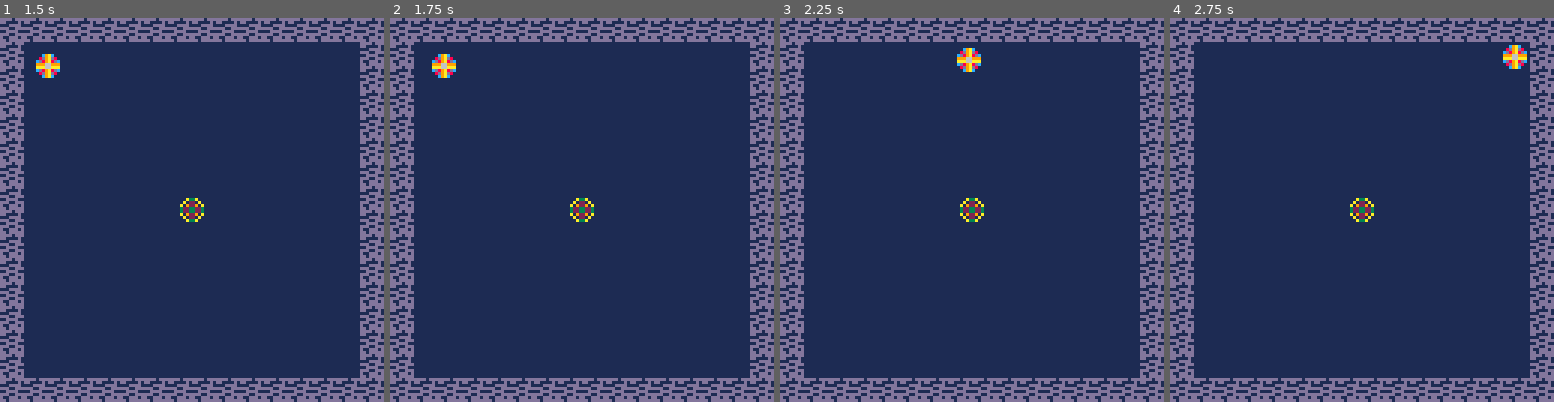
Above: before the commit, frames 1-4 (left to right).
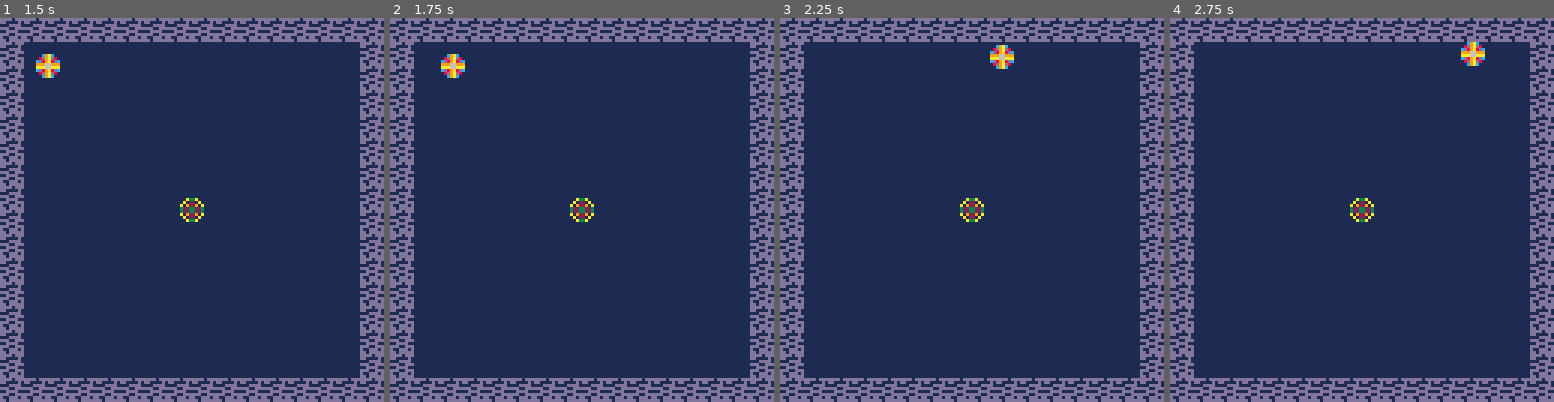
Above: after the commit, the same moments.

Repository: Nakeeb0/NAHL
Game: PICO-8 cartridge nahl.p8
The game is run twice, just before and just after one commit, with the same random seed, the same clock (stepped at 60 frames per second) and the same inputs.
Inputs:
- Up to frame 1 (1.5 s): tap O (Z key) at 0.7 s
- Up to frame 2 (1.75 s): hold Right from 1.6 s (still down); tap O (Z key) at 1.7 s
- Up to frame 3 (2.25 s): release Right at 2.1 s; tap O (Z key) at 2.1 s; hold Up from 2.15 s (still down)
- Up to frame 4 (2.75 s): release Up at 2.42 s; hold Right from 2.47 s (still down); tap O (Z key) at 2.5 s

Frame 1 is identical in both runs. In frame 2, 0.4% of the frame differs, in the area x 10-20%, y 9-16%; in frame 3, 0.6%, in the area x 46-61%, y 7-15%; in frame 4, 0.6%.

Commit message:
added experminental dash mechanic

Diff:
--- a/nahl.lua
+++ b/nahl.lua
@@ -56,6 +56,7 @@
 		bounce  = 0.3,
 		frames = 2,
 		velocity_cutoff = 0.50,
+		dash_speed = 3,
 		w = 4,
 		h = 4
 	}
@@ -86,15 +87,16 @@
 function move_actor(a)
 	local x = 0
 	local y = 0
-	if (a == player) then
-		if (btn(0)) then x -= 1 end
-		if (btn(1)) then x += 1 end
-		if (btn(2)) then y -= 1 end
-		if (btn(3)) then y += 1 end
-	end
+	if (btn(0)) then x -= 1 end
+	if (btn(1)) then x += 1 end
+	if (btn(2)) then y -= 1 end
+	if (btn(3)) then y += 1 end
 
 	local input_vec = vec2d.new(x, y)
 	local input_acc = input_vec:normalize() * a.accel
+	if (btn(4) and input_vec:magnitude() > 0) then
+		 a.vel = input_vec:normalize() * a.dash_speed
+	end
 	a.vel += input_acc
 
 	if input_vec:magnitude() == 0 and a.vel:magnitude() <= a.velocity_cutoff then
